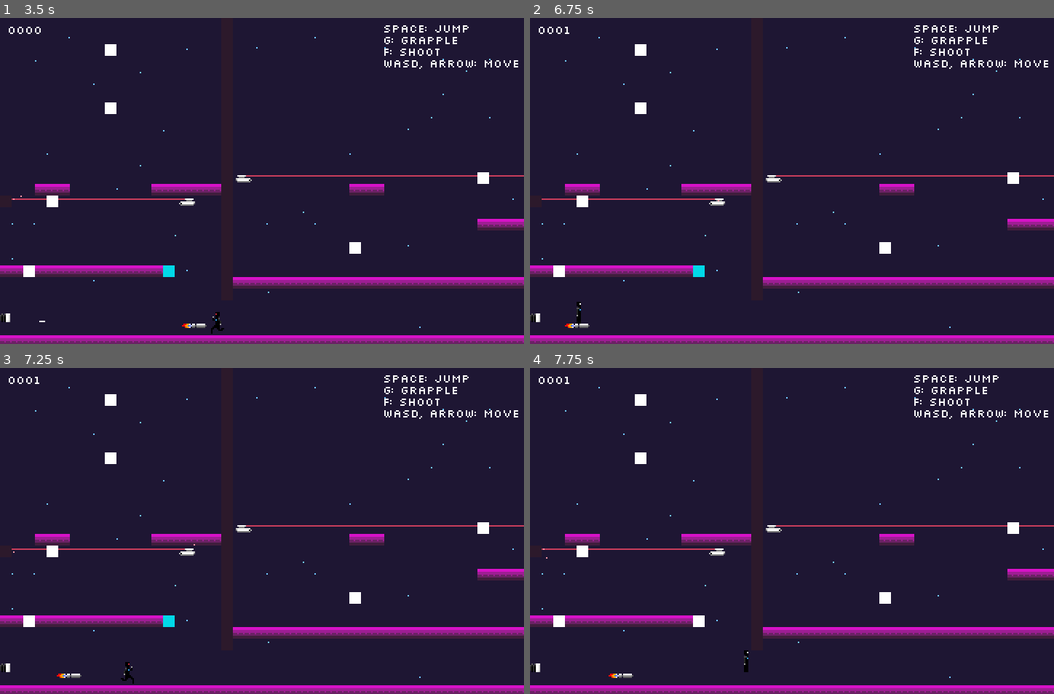
Above: before the commit, frames 1-4 (two rows, left to right).
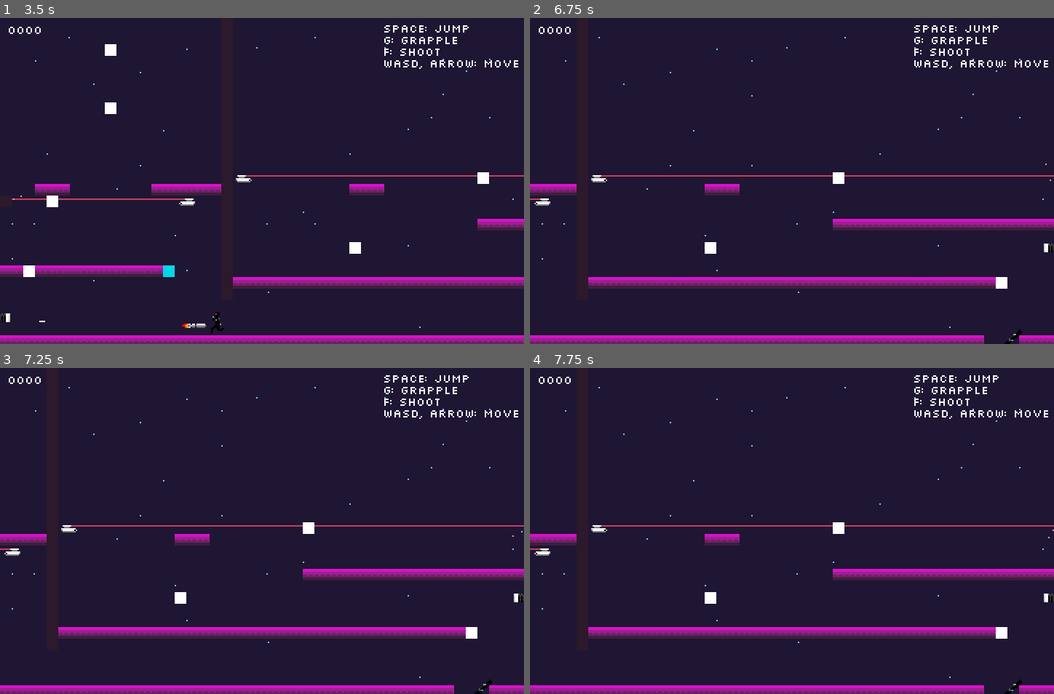
Above: after the commit, the same moments.

Repository: antiomiae/mario
Game: Godot game, scene res://tether/mega_scene.tscn
The game is run twice, just before and just after one commit, with the same random seed, the same clock (stepped at 60 frames per second) and the same inputs.
Inputs:
- Up to frame 1 (3.5 s): hold Right (ui_right) 0.53-2.03 s; tap G (grapple) at 0.6, 2.85 s; tap Space (jump) at 0.77, 1.52, 3.02 s; tap Shift (run) at 1.35 s; hold Left (ui_left) from 2.03 s (still down); tap F (shoot) at 2.1 s
- Up to frame 2 (6.75 s): tap Shift (run) at 3.6, 5.85 s; tap Space (jump) at 3.77, 4.52, 6.02 s; release Left (ui_left) at 4.28 s; hold Right (ui_right) from 4.28 s (still down); tap F (shoot) at 4.35, 6.6 s; tap G (grapple) at 5.1 s; tap Enter at 6.5 s
- Up to frame 3 (7.25 s): keep holding Right (ui_right); tap Space (jump) at 6.77 s
- Up to frame 4 (7.75 s): keep holding Right (ui_right); tap G (grapple) at 7.35 s; tap Space (jump) at 7.52 s

Frame 1 is identical in both runs. In frame 2, 6.2% of the frame differs, in the area x 0-100%, y 2-100%; in frame 3, 6.2%; in frame 4, 6.2%.

Commit message:
.

Diff:
--- a/project.godot
+++ b/project.godot
@@ -37,7 +37,7 @@
 "base": "Object",
 "class": "ProjectileCollision",
 "language": "GDScript",
-"path": "res://projectile_collision.gd"
+"path": "res://projectile/projectile_collision.gd"
 }, {
 "base": "StaticBody2D",
 "class": "TetherAnchorNode",
--- a/tether/mega_scene.tscn
+++ b/tether/mega_scene.tscn
@@ -138,5 +138,3 @@
 collision_layer = 8
 collision_mask = 3
 velocity = Vector2( 0.5, 0 )
-
-[connection signal="died" from="player" to="." method="_on_player_died"]
Renamed: projectile_collision.gd -> projectile/projectile_collision.gd
